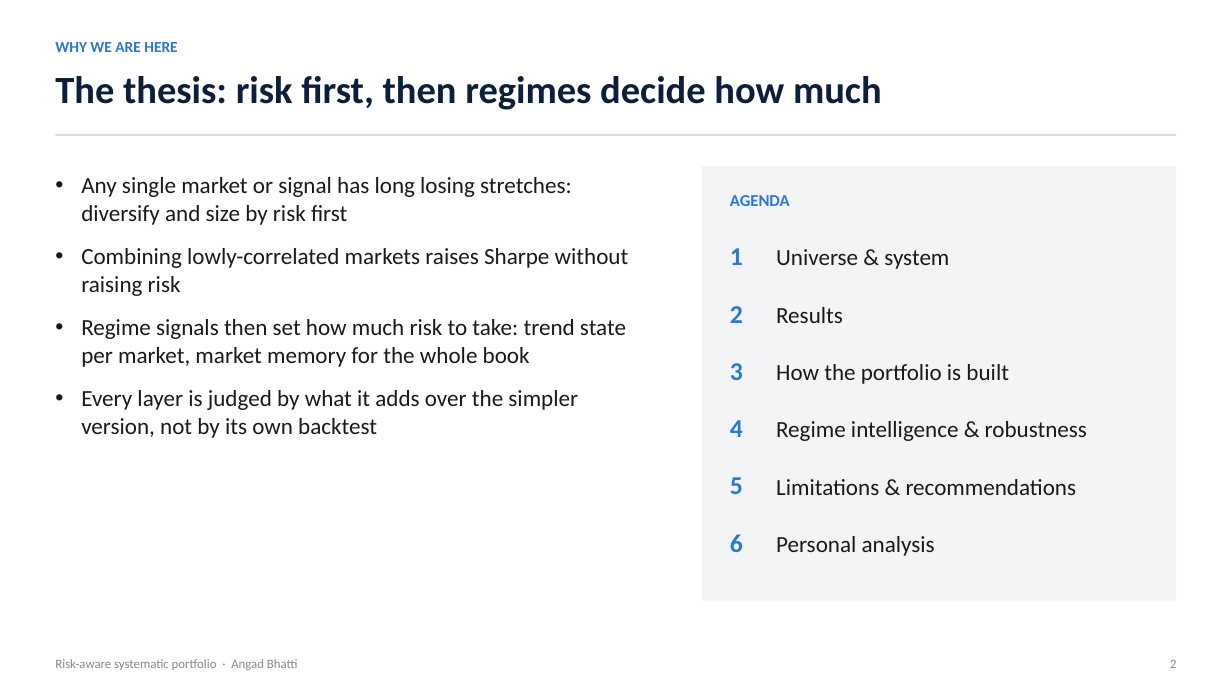
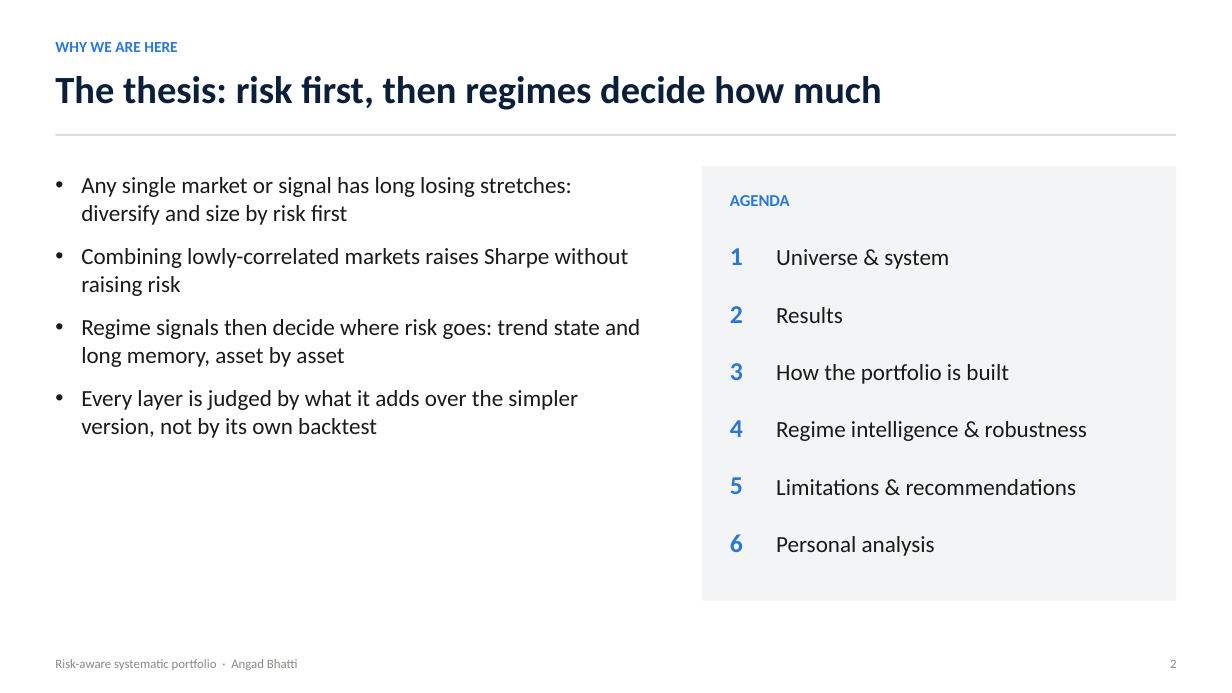
Before and after one commit to Abhatti-123123/carver, a slide deck: slide 2 of carver_presentation.pptx. Drawn at 1232x693 pixels with LibreOffice and Linux fonts; fonts in the diff are those of the drawing. Boxes give left, top, right and bottom in pixels: in the first picture for what was removed or moved away, otherwise in the second. Text is boxed around its words. In the diff, an @@ line names an element or a change of style, - is before the commit and + after.

```diff
--- a/carver_presentation.pptx
+++ b/carver_presentation.pptx
@@ text at (x1=81, y1=319, x2=640, y2=367): text changed @@
-• Regime signals then set how much risk to take: trend state per market, market memory for the whole book
+• Regime signals then decide where risk goes: trend state and long memory, asset by asset
```
Also in this commit, not shown: 12 other slides changed, 1 slide added, 1 slide removed, 4 other files.
